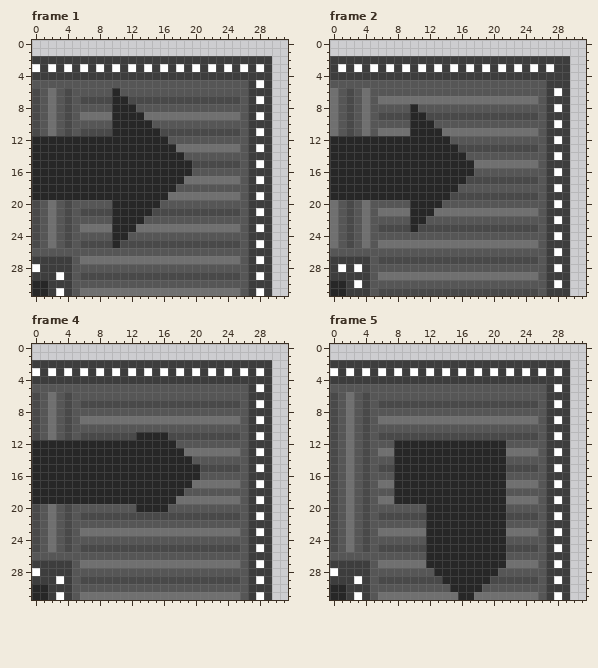
Edited in one commit: pixel-art file (Assets/Sprites/Conveyors/right curve conv.aseprite). This is how it looked before the edit.
32x32 pixels, 11 frames. Shown: frame 1, frame 2, frame 4, frame 5. The commit also changed other frames, which this record leaves out.
And afterwards:
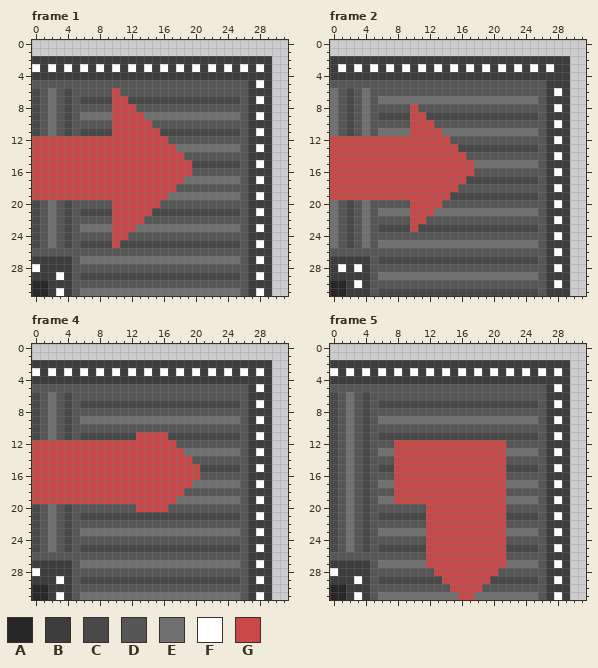
Palette (. is transparent): A #272727  B #3d3d3d  C #494949  D #565656  E #707070  F #ffffff  G #cb4848
The edit:
Frame 1, layer "Layer 7":
Colour G replaces colour A in row 6 at x 10; in row 7 at x 10 to 11; in row 8 at x 10 to 12; in row 9 at x 10 to 13; in row 10 at x 10 to 14; in row 11 at x 10 to 15.
Colour G replaces colour A in row 12 at x 0 to 16; in row 13 at x 0 to 17; in row 14 at x 0 to 18; in rows 15 to 16 at x 0 to 19; in row 17 at x 0 to 18; in row 18 at x 0 to 17.
Colour G replaces colour A in row 19 at x 0 to 16; in row 20 at x 10 to 15; in row 21 at x 10 to 14; in row 22 at x 10 to 13; in row 23 at x 10 to 12; in row 24 at x 10 to 11.
Colour G replaces colour A in row 25 at x 10.
Frame 2, layer "Layer 7":
Colour G replaces colour A in row 8 at x 10; in row 9 at x 10 to 11; in row 10 at x 10 to 12; in row 11 at x 10 to 13; in row 12 at x 0 to 14; in row 13 at x 0 to 15.
Colour G replaces colour A in row 14 at x 0 to 16; in rows 15 to 16 at x 0 to 17; in row 17 at x 0 to 16; in row 18 at x 0 to 15; in row 19 at x 0 to 14; in row 20 at x 10 to 13.
Colour G replaces colour A in row 21 at x 10 to 12; in row 22 at x 10 to 11; in row 23 at x 10.
Frame 4, layer "Layer 7":
Colour G replaces colour A in row 11 at x 13 to 16; in row 12 at x 0 to 17; in row 13 at x 0 to 18; in row 14 at x 0 to 19; in rows 15 to 16 at x 0 to 20; in row 17 at x 0 to 19.
Colour G replaces colour A in row 18 at x 0 to 18; in row 19 at x 0 to 17; in row 20 at x 13 to 16.
Frame 5, layer "Layer 7":
Colour G replaces colour A in rows 12 to 19 at x 8 to 21; in rows 20 to 27 at x 12 to 21; in row 28 at x 13 to 20; in row 29 at x 14 to 19; in row 30 at x 15 to 18; in row 31 at x 16 to 17.
Pixel boxes of the changes (left, top, right, bottom) in both pictures:
changed: (32, 88, 192, 248)
changed: (330, 104, 474, 232)
changed: (32, 432, 200, 512)
changed: (394, 440, 506, 600)
